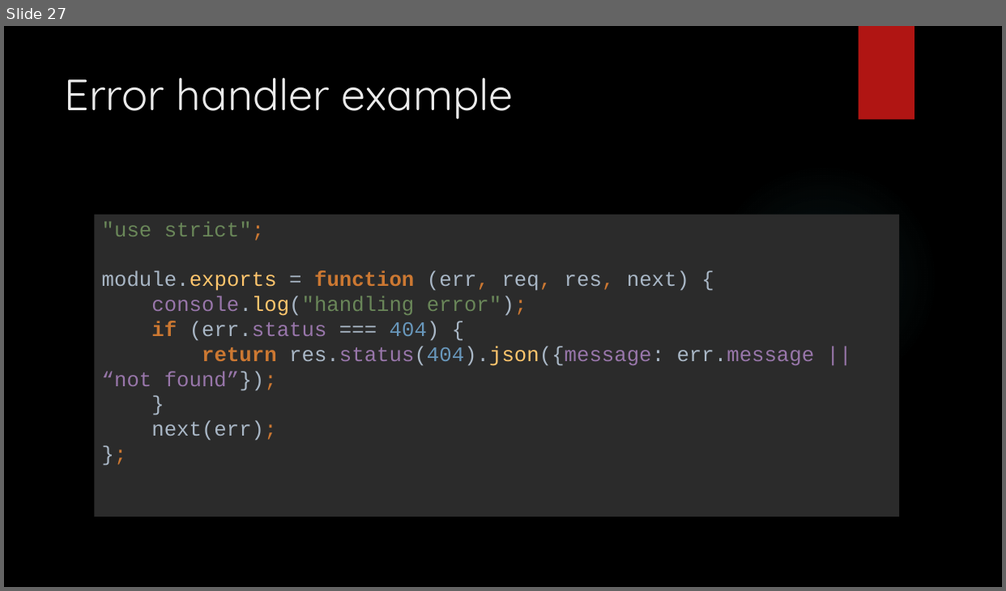
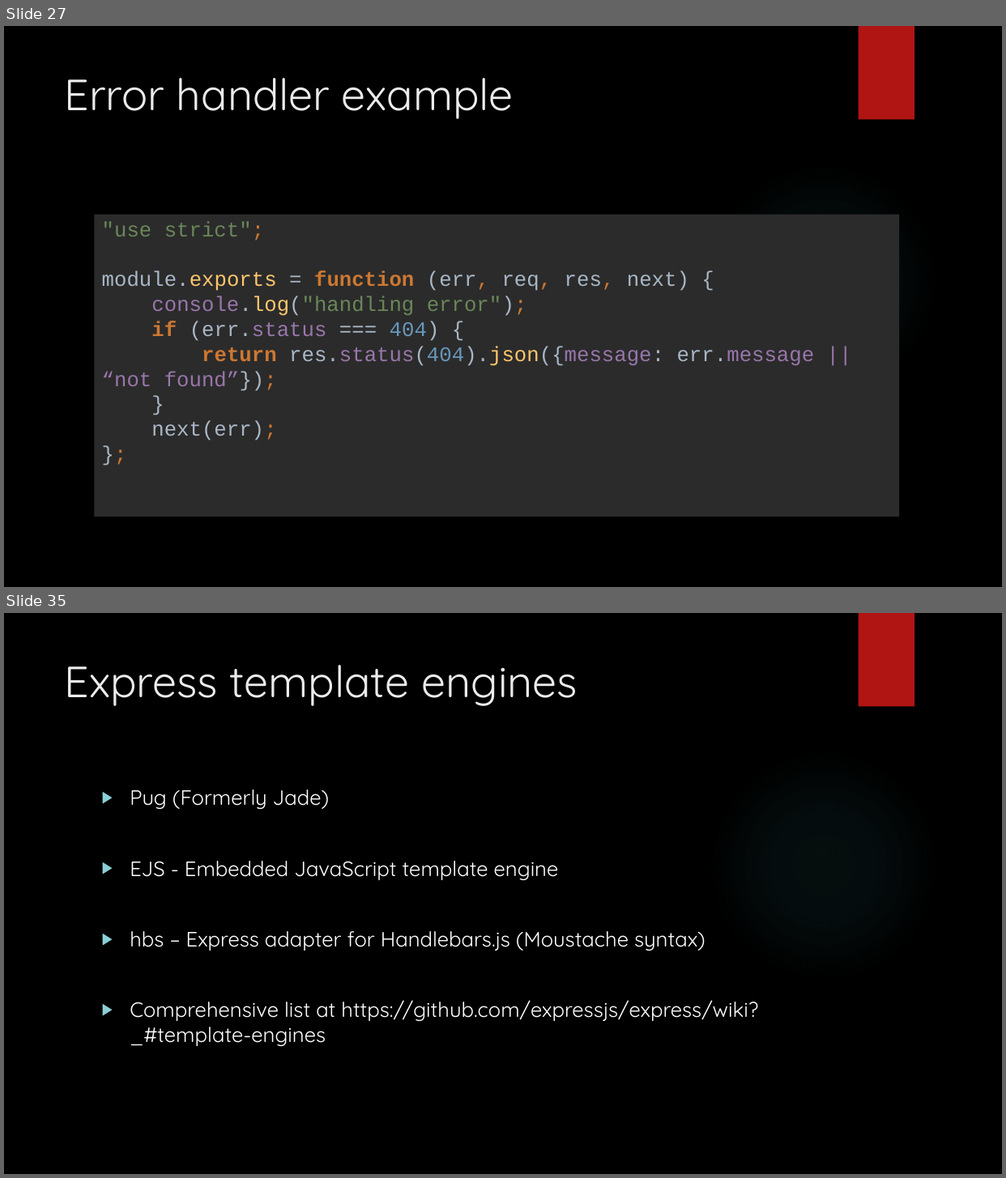
Before and after one commit to entelect/MEANForum, a slide deck: Part4 - Express/EXPRESS JS.pptx. Shown one above the other, each under a label of ours: slide 27 before the commit, slides 27 and 35 after it; the slides between them are not shown. The pictures are 1006x591 and 1006x1178 pixels, drawn with LibreOffice and Linux fonts; fonts in the diff are those of the drawing; background and template pictures are left out. Boxes give left, top, right and bottom in pixels: in the first picture for what was removed or moved away, otherwise in the second. Text is boxed around its words. In the diff, an @@ line names an element or a change of style, - is before the commit and + after.

```diff
--- a/Part4 - Express/EXPRESS JS.pptx
+++ b/Part4 - Express/EXPRESS JS.pptx
@@ slide 35 added at (4,613,1002,1174), background picture (left out); not listed: 2 template elements that a slide beside it also shows @@
@@ title added at (65,665,578,706), 42 pt, text #EBEBEB @@
+Express template engines
@@ text added at (130,790,758,1046), 20 pt, text #FFFFFF @@
+▶ Pug (Formerly Jade)
+▶ EJS - Embedded JavaScript template engine
+▶ hbs – Express adapter for Handlebars.js (Moustache syntax)
+▶ Comprehensive list at https://github.com/expressjs/express/wiki?_#template-engines
```
Also in this commit, not shown: 11 other slides added, 13 other files.
